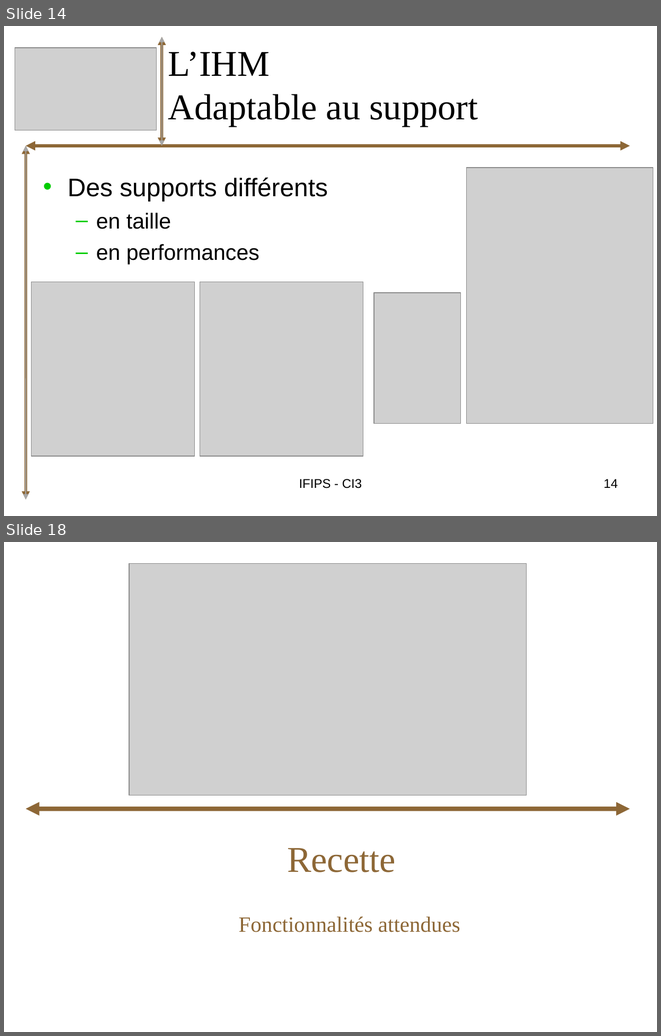
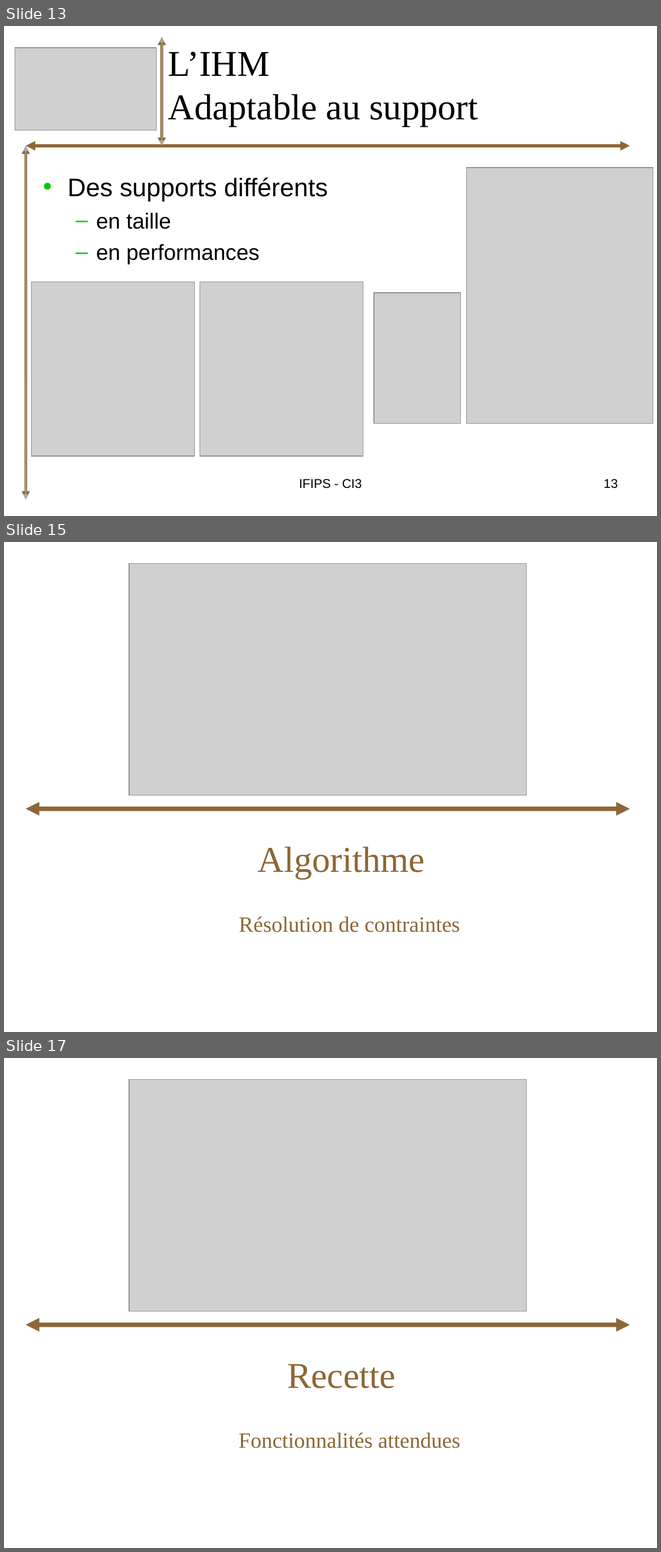
Before and after one commit to bryan-brancotte/projetgl-2008, a slide deck: doc/Soutenance/iGo_Presentation_toPrint.ppt. Shown one above the other, each under a label of ours: slides 14 and 18 before the commit, slides 13, 15 and 17 after it; the slides between them are not shown. The pictures are 661x1036 and 661x1552 pixels, drawn with LibreOffice and Linux fonts; fonts in the diff are those of the drawing; grey boxes stand for pictures. Boxes give left, top, right and bottom in pixels: in the first picture for what was removed or moved away, otherwise in the second. Text is boxed around its words. In the diff, an @@ line names an element or a change of style, - is before the commit and + after.

```diff
--- a/doc/Soutenance/iGo_Presentation_toPrint.ppt
+++ b/doc/Soutenance/iGo_Presentation_toPrint.ppt
@@ slide 15 added at [4,542,657,1032], background #FFFFFF @@
@@ picture added at [130,564,527,795] @@
@@ double arrow added from (26, 809) to (629, 809), #8D6736 4.99 pt @@
@@ title added at [258,846,425,879], 40 pt, text #8D6736 @@
+Algorithme
@@ subtitle added at [239,916,460,932], 24 pt, text #8D6736 @@
+Résolution de contraintes
@@ what was slide 14 is now slide 13 @@
@@ page number at [603,479,618,488]: text changed @@
-14
+13
@@ what was slide 18 is now slide 17 @@
```
Also in this commit, not shown: 29 slides changed, 1 slide removed, 1 other file.
